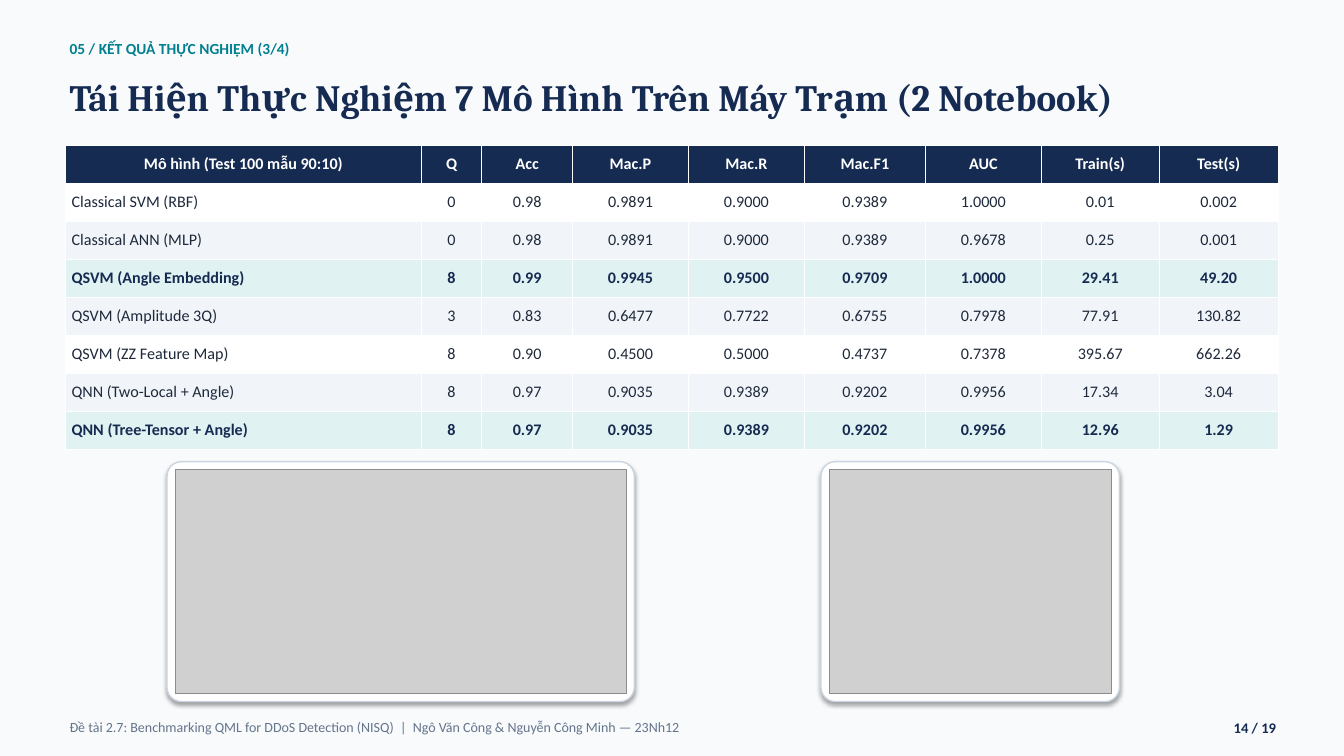
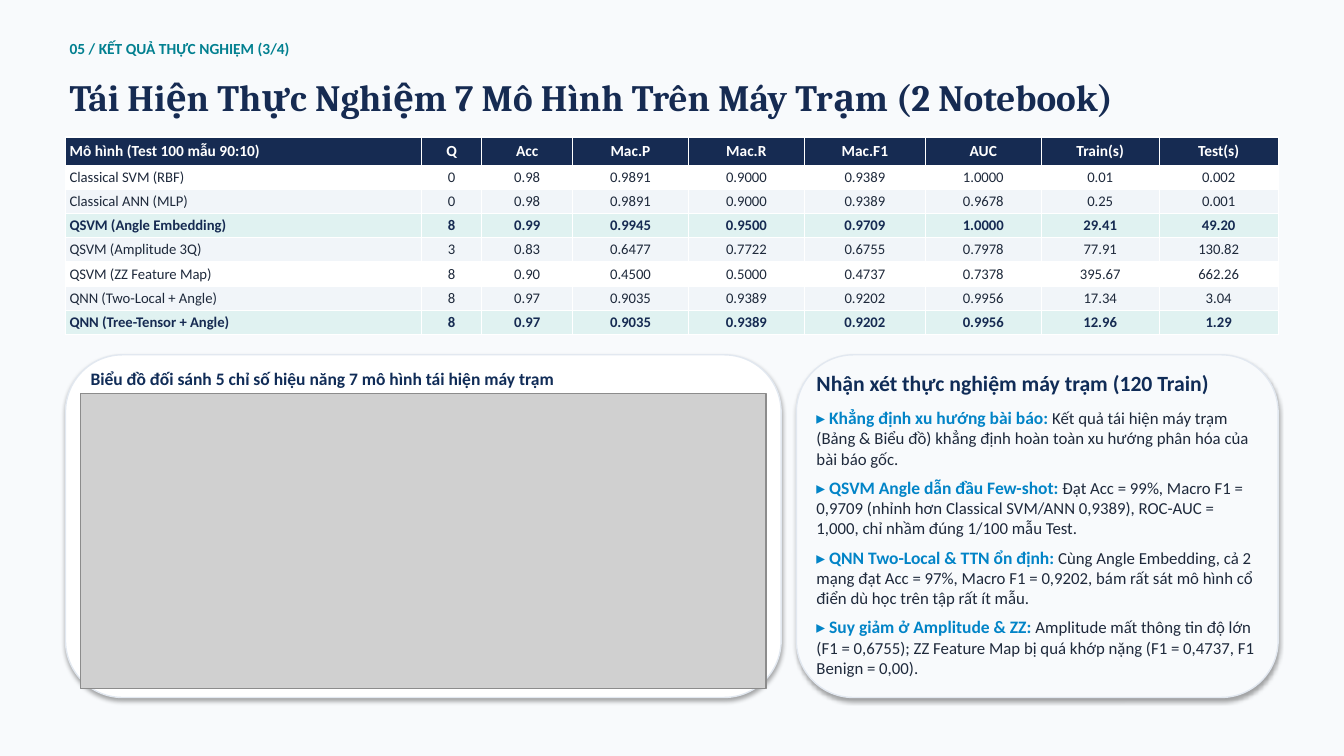
Before and after one commit to vcongggggg/qml-ddos, a slide deck: slide 14 of SLIDE_BAO_CAO_CUOI_KY_MHMM_DeTai_2_7_QML_DDoS_Cong_Minh.pptx. Drawn at 1344x756 pixels with LibreOffice and Linux fonts; fonts in the diff are those of the drawing; grey boxes stand for pictures. Boxes give left, top, right and bottom in pixels: in the first picture for what was removed or moved away, otherwise in the second. Text is boxed around its words. In the diff, an @@ line names an element or a change of style, - is before the commit and + after.

Commit message:
feat(slides): add 7-model workstation benchmark bar chart and analytical card to Slide 14

```diff
--- a/SLIDE_BAO_CAO_CUOI_KY_MHMM_DeTai_2_7_QML_DDoS_Cong_Minh.pptx
+++ b/SLIDE_BAO_CAO_CUOI_KY_MHMM_DeTai_2_7_QML_DDoS_Cong_Minh.pptx
@@ table at (66, 137, 1278, 335) @@
@@ size 11.5 to 11 pt in "Mô hình (Test 100 mẫu 90:10)", "Q", "Acc", "Mac.P" and 5 more places @@
@@ size 11.5 to 10.5 pt in "Classical SVM (RBF)", "0", "0.98", "0.9891" and 59 more places @@
@@ alignment centre to left @@
@@ table: place and size @@
-table at (66, 145, 1278, 450)
+table at (66, 137, 1278, 335)
@@ rounded rectangle: place and size @@
-rounded rectangle at (167, 462, 635, 702)
+rounded rectangle at (66, 355, 781, 698)
@@ rounded rectangle at (66, 355, 781, 698): outline #CBD5E1 1 pt to #E2E8F0 1 pt; proportions changed @@
@@ rounded rectangle added at (797, 355, 1278, 698), fill #F8FAFC, outline #E2E8F0 1 pt @@
@@ text added at (91, 371, 554, 388), 12.5 pt, text #102C57, bold @@
+Biểu đồ đối sánh 5 chỉ số hiệu năng 7 mô hình tái hiện máy trạm
@@ text added at (816, 375, 1254, 677), 12 pt, text #1E293B @@
+Nhận xét thực nghiệm máy trạm (120 Train)
+▸ Khẳng định xu hướng bài báo: Kết quả tái hiện máy trạm (Bảng & Biểu đồ) khẳng định hoàn toàn xu hướng phân hóa của bài báo gốc.
+▸ QSVM Angle dẫn đầu Few-shot: Đạt Acc = 99%, Macro F1 = 0,9709 (nhỉnh hơn Classical SVM/ANN 0,9389), ROC-AUC = 1,000, chỉ nhầm đúng 1/100 mẫu Test.
+▸ QNN Two-Local & TTN ổn định: Cùng Angle Embedding, cả 2 mạng đạt Acc = 97%, Macro F1 = 0,9202, bám rất sát mô hình cổ điển dù học trên tập rất ít mẫu.
+▸ Suy giảm ở Amplitude & ZZ: Amplitude mất thông tin độ lớn (F1 = 0,6755); ZZ Feature Map bị quá khớp nặng (F1 = 0,4737, F1 Benign = 0,00).
@@ picture added at (81, 393, 766, 689) @@
@@ picture removed at (175, 470, 627, 694) @@
@@ rounded rectangle removed at (821, 462, 1119, 702) @@
@@ picture removed at (829, 470, 1111, 694) @@
@@ text removed at (70, 720, 680, 735) @@
-Đề tài 2.7: Benchmarking QML for DDoS Detection (NISQ) | Ngô Văn Công & Nguyễn Công Minh — 23Nh12
@@ text removed at (1234, 723, 1276, 733) @@
-14 / 19
```
Also in this commit, not shown: 1 other file.
